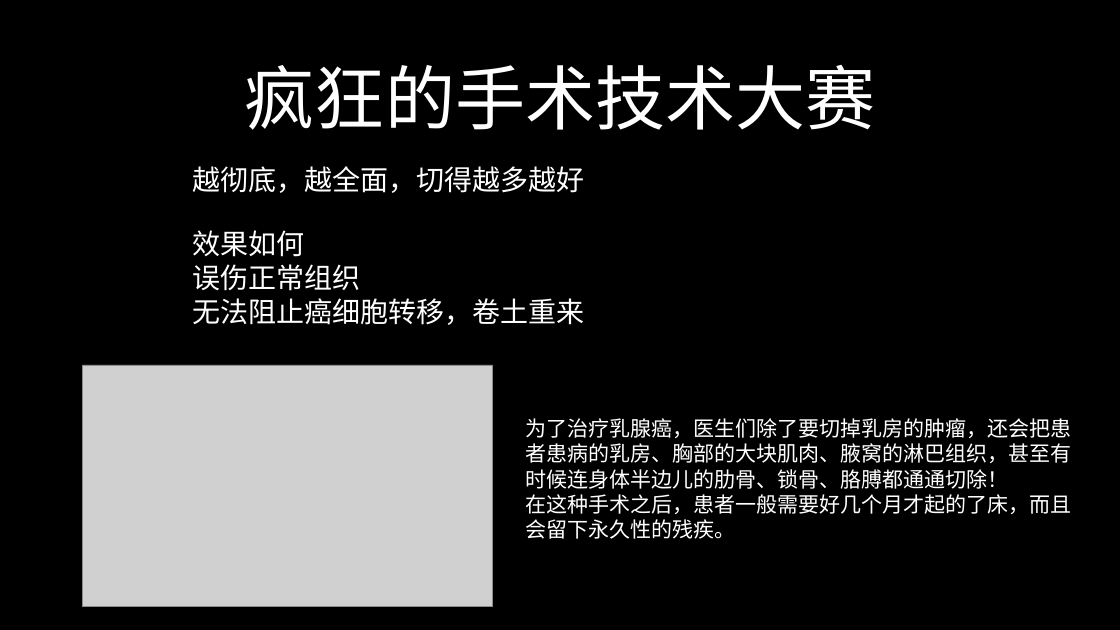
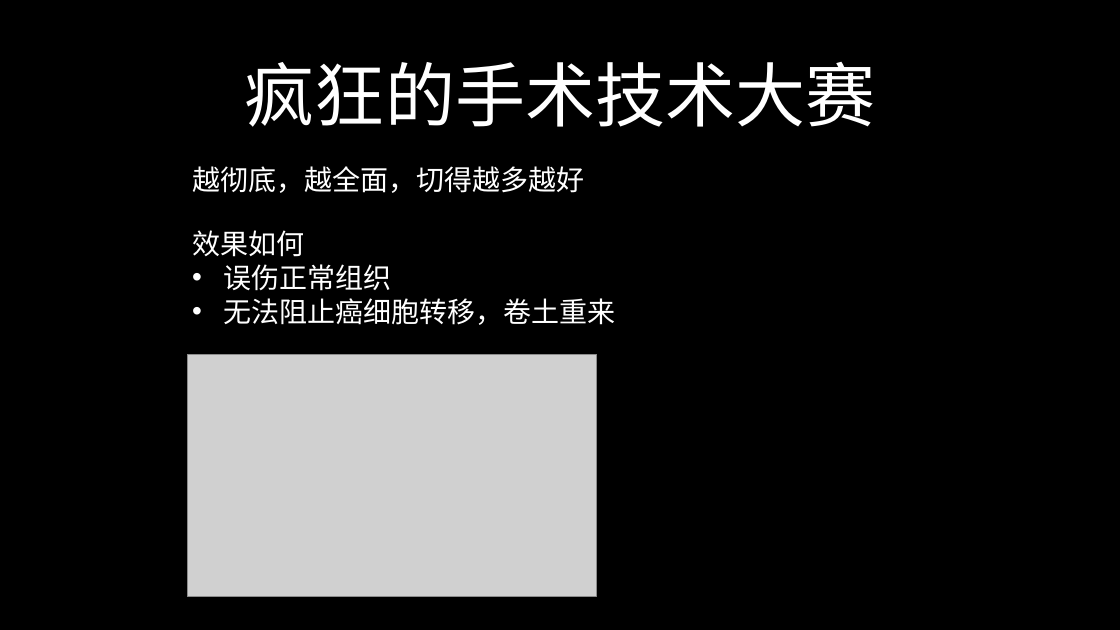
Before and after one commit to FredJiangFei/freetalk, a slide deck: slide 4 of 癌症/癌症.pptx. Drawn at 1120x630 pixels with LibreOffice and Linux fonts; fonts in the diff are those of the drawing; grey boxes stand for pictures. Boxes give left, top, right and bottom in pixels: in the first picture for what was removed or moved away, otherwise in the second. Text is boxed around its words. In the diff, an @@ line names an element or a change of style, - is before the commit and + after.

```diff
--- a/癌症/癌症.pptx
+++ b/癌症/癌症.pptx
@@ title "疯狂的手术技术大赛" at (245,62,875,127): font Calibri to Noto Sans CJK SC @@
@@ text "效果如何" at (192,230,616,325): font Calibri to Noto Sans CJK SC; bullet none to • @@
@@ picture: place and size @@
-picture at (83,365,493,607)
+picture at (187,355,597,597)
@@ text removed at (525,418,1071,539) @@
-为了治疗乳腺癌，医生们除了要切掉乳房的肿瘤，还会把患者患病的乳房、胸部的大块肌肉、腋窝的淋巴组织，甚至有时候连身体半边儿的肋骨、锁骨、胳膊都通通切除！
-在这种手术之后，患者一般需要好几个月才起的了床，而且会留下永久性的残疾。
```
Also in this commit, not shown: 14 other slides changed, 1 slide added.
